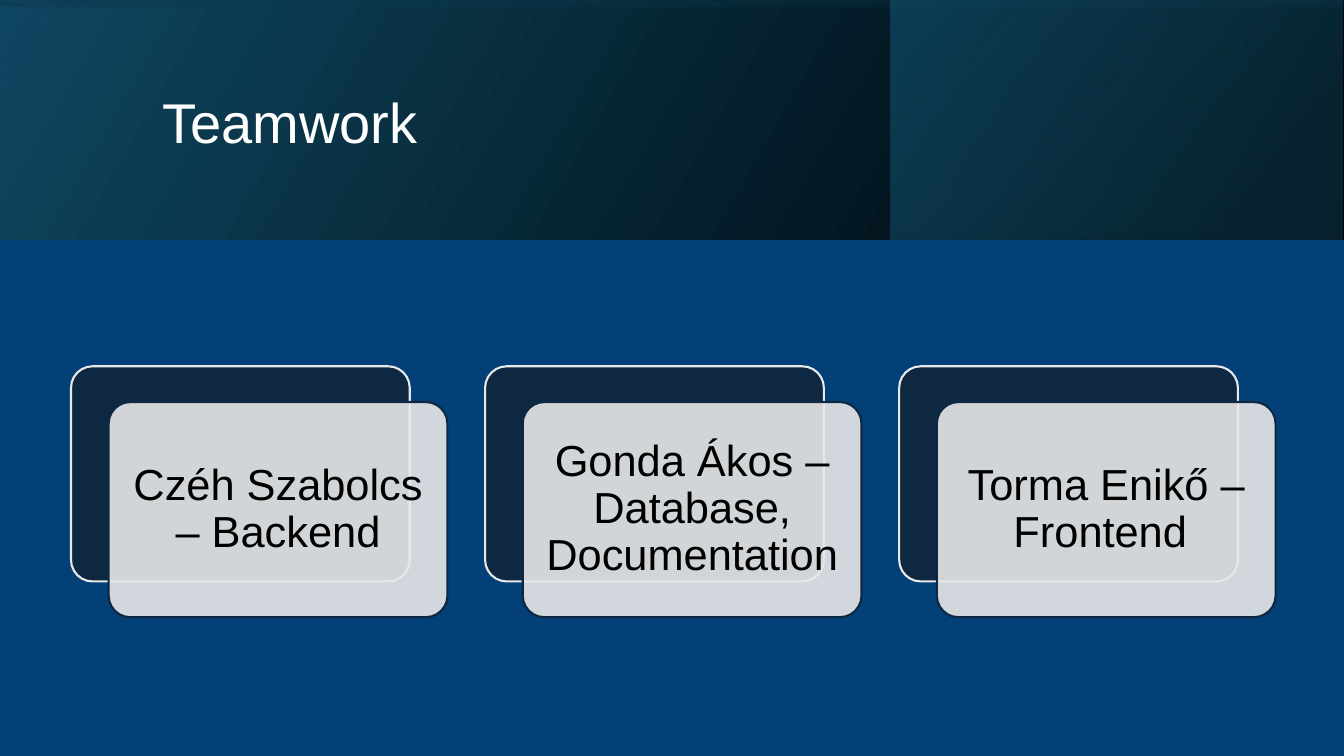
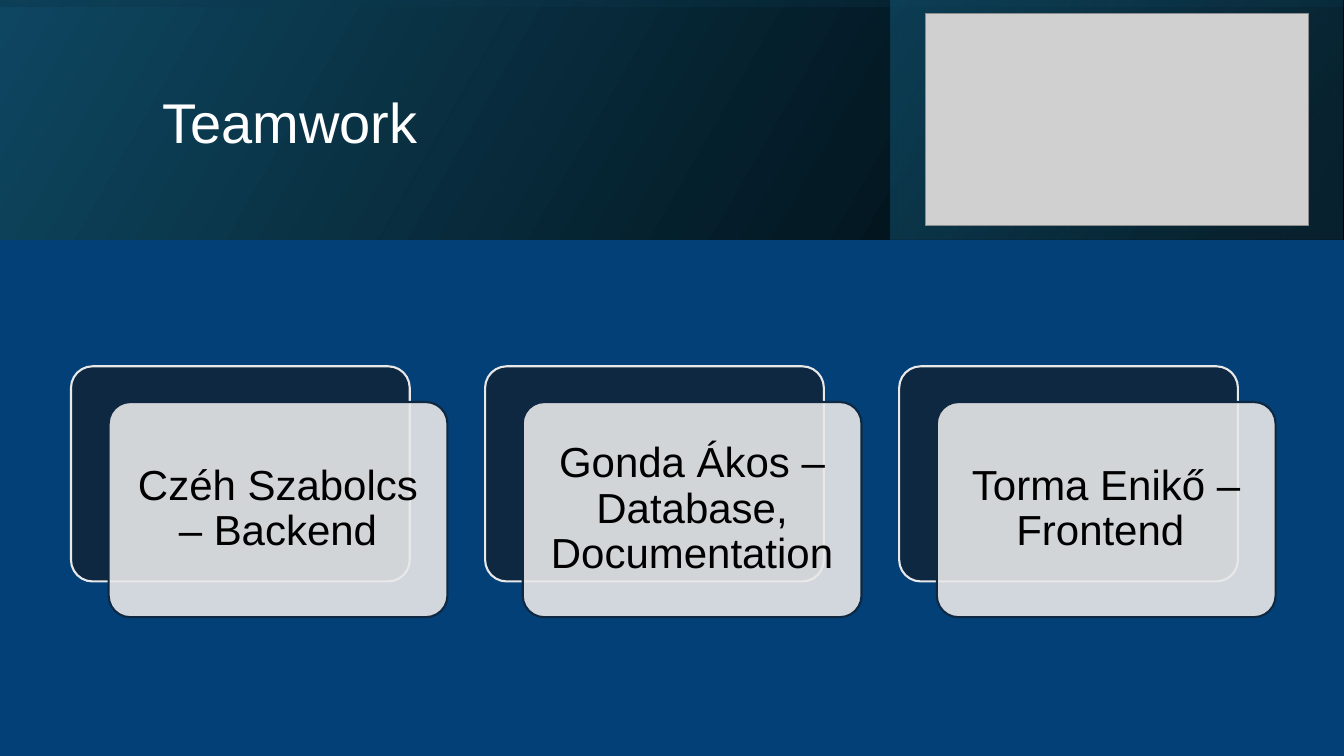
Before and after one commit to maggotstf2/mestermu, a slide deck: slide 2 of documentation/TORMA Biztonságtechnika.pptx. Drawn at 1344x756 pixels with LibreOffice and Linux fonts; fonts in the diff are those of the drawing; grey boxes stand for pictures. Boxes give left, top, right and bottom in pixels: in the first picture for what was removed or moved away, otherwise in the second. Text is boxed around its words. In the diff, an @@ line names an element or a change of style, - is before the commit and + after.

```diff
--- a/documentation/TORMA Biztonságtechnika.pptx
+++ b/documentation/TORMA Biztonságtechnika.pptx
@@ picture added at [926,13,1309,226] @@
@@ size 31 to 30 pt in 3 elements at [138,469,418,546], [551,444,833,569], [972,469,1205,546] @@
```
Also in this commit, not shown: 5 other slides changed, 1 other file.
